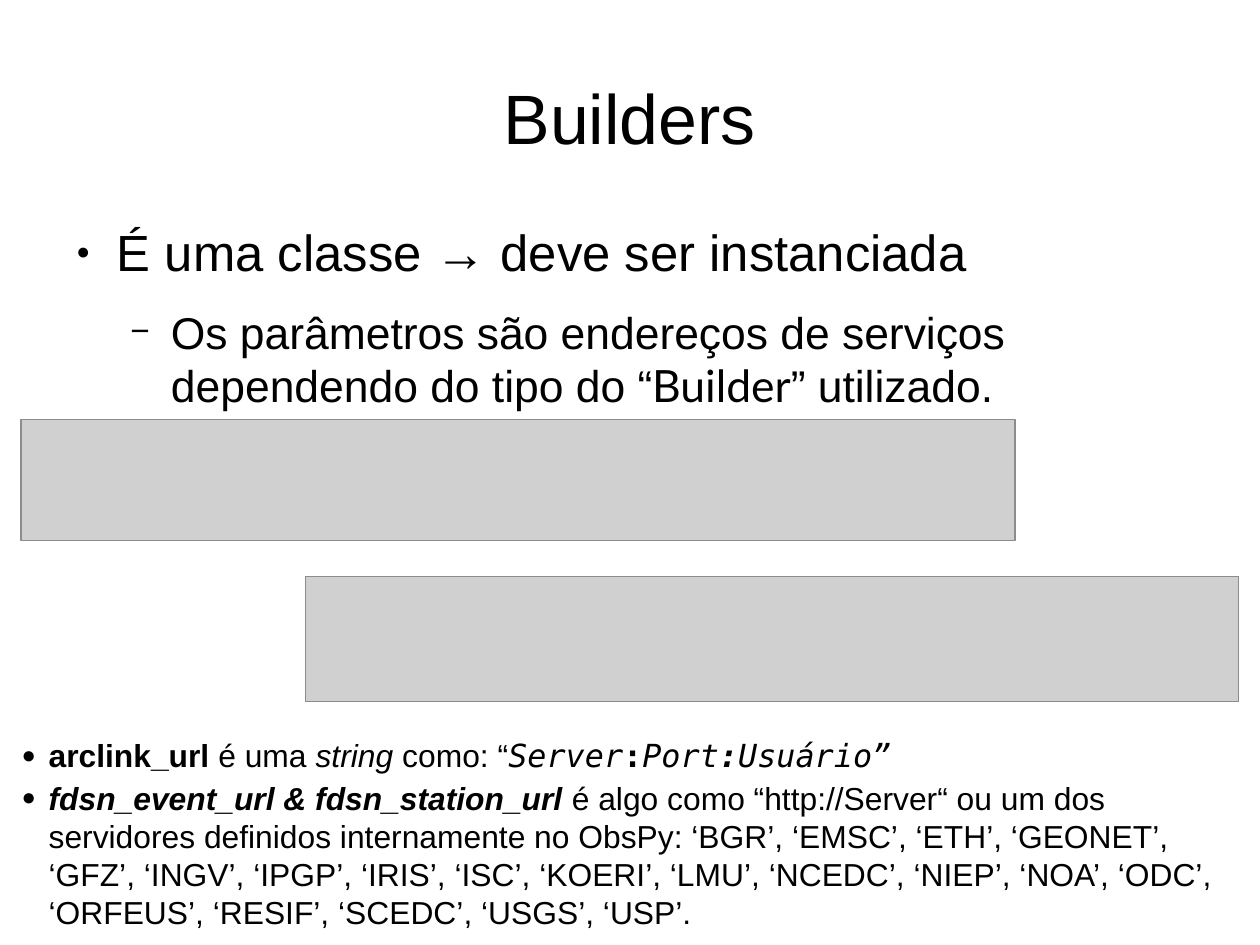
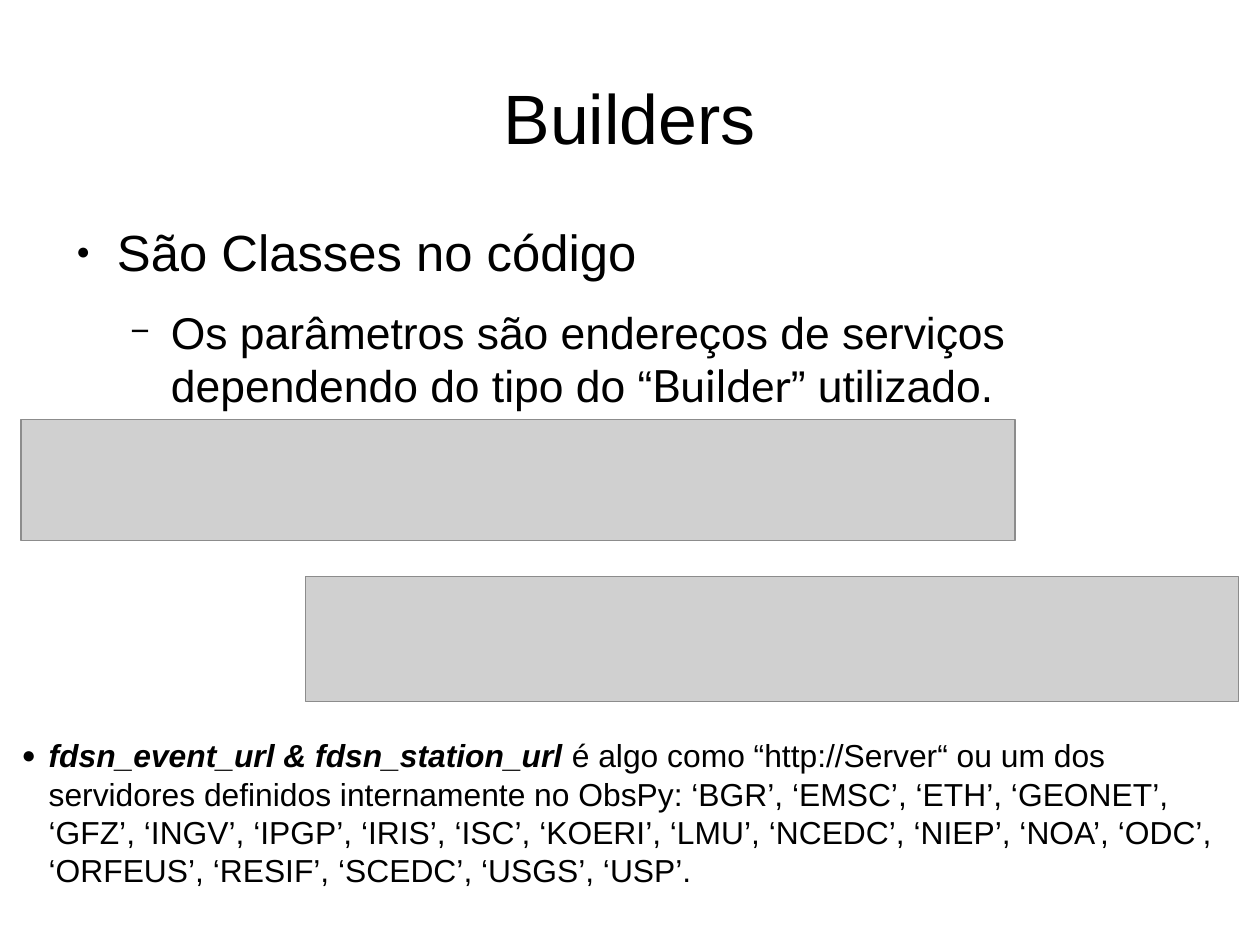
Before and after one commit to marcelobianchi/fetchtool, a slide deck: slide 13 of doc/fetchtool-intro.odp (slide 12 before the commit). Drawn at 1260x945 pixels with LibreOffice and Linux fonts; fonts in the diff are those of the drawing; grey boxes stand for pictures. Boxes give left, top, right and bottom in pixels: in the first picture for what was removed or moved away, otherwise in the second. Text is boxed around its words. In the diff, an @@ line names an element or a change of style, - is before the commit and + after.

```diff
--- a/doc/fetchtool-intro.odp
+++ b/doc/fetchtool-intro.odp
@@ text at [117, 233, 637, 282]: text changed @@
-● É uma classe → deve ser instanciada
+● São Classes no código
@@ text at [49, 742, 892, 773]: paragraph removed @@
-● arclink_url é uma string como: “Server:Port:Usuário”
```
Also in this commit, not shown: 18 other slides changed, 5 slides added, 1 slide removed.
